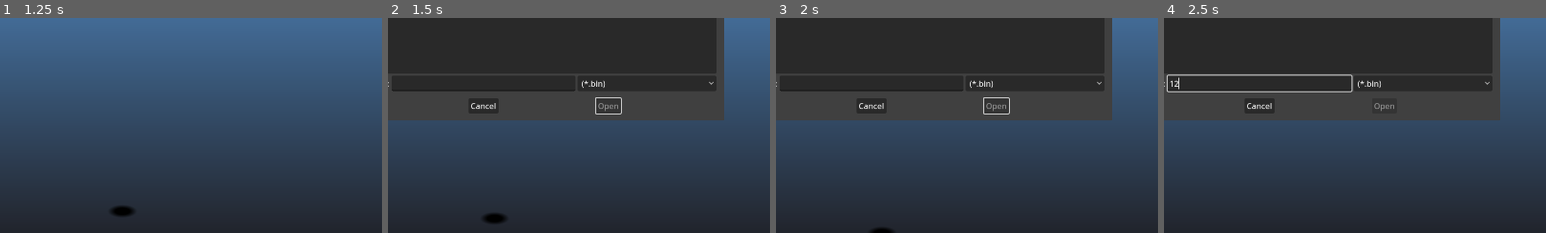
Above: before the commit, frames 1-4 (left to right).
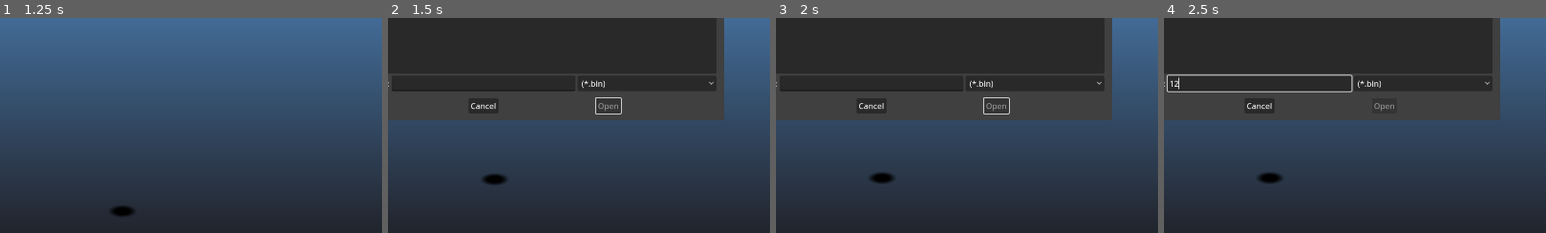
Above: after the commit, the same moments.

Repository: mrgudenheim/TacticsEngineG
Game: Godot game, scene res://src/Map/map_viewer.tscn
Same seed, same stepped clock (60 frames per second), same inputs: the game is played once before the commit and once after it.
Inputs (mouse positions are % of the whole screen's width and height, from its top left):
- Up to frame 1 (1.25 s): tap Enter (ui_accept) at 0.5, 0.77 s; move the mouse to (72, 45) at 0.52 s; hold D from 0.53 s (still down); click (72, 45) at 0.6 s
- Up to frame 2 (1.5 s): release D at 1.25 s; click "Load ROM" at 1.25 s
- Up to frame 3 (2 s): no input
- Up to frame 4 (2.5 s): click (49, 65) at 2.02 s; type "12" at 2.1 s
The pictures show only the part of the screen within x 36-86%, y 50-100%; the shares and areas given below are measured in that part.

Frame 1 is identical in both runs. In frame 2, 0.5% of the frame differs, in the area x 24-31%, y 72-96%; in frame 3, 0.4%; in frame 4, 0.3%.
Error in both runs: Invalid access to property or key 'sequences' on a base object of type 'Nil'. (res://src/Unit/unit_animation_manager.gd:504)

Commit message:
prevent inadvertant control when using ui by only using unhandled input in physics_process

Diff:
--- a/src/Unit/character_controller_realtime.gd
+++ b/src/Unit/character_controller_realtime.gd
@@ -45,6 +45,9 @@
 	if not unit.can_move:
 		return
 
+	if MapViewer.main_camera.get_viewport().is_input_handled() == true:
+		return
+
 	# Get the input direction and handle the movement/deceleration.
 	# As good practice, you should replace UI actions with custom gameplay actions.
 	var input_dir := Input.get_vector("camera_left", "camera_right", "camera_up", "camera_down")
@@ -60,7 +63,7 @@
 		velocity_set.emit(direction)
 	move_and_slide()
 
-	if Input.is_action_just_pressed("primary_action") and is_on_floor() and unit.can_move:
+	if Input.is_action_just_pressed("primary_action") and is_on_floor():
 		# https://docs.godotengine.org/en/stable/tutorials/physics/ray-casting.html
 		# get 3d click location based on raycast
 		var space_state := get_world_3d().direct_space_state
